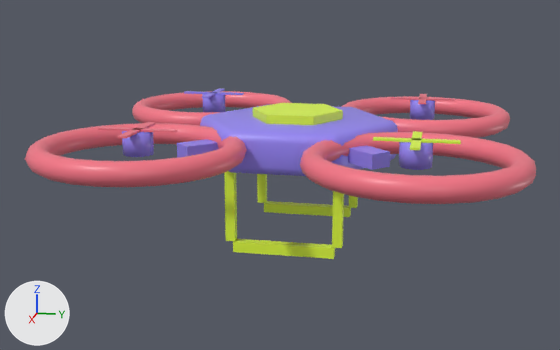
An edit to the glTF model public/drone.glb, drawn before and after from the same camera.
One viewpoint serves both versions: a camera (50 mm lens) standing at (6.64, 1.18, 1.31) and looking at (0.04, -0.14, -0.34). The lights are fixed; the arrows at lower left show +X, +Y and +Z. The first picture is the older version. Where no turn or scale is listed for an object, it has been applied to the vertices.

In view in the first picture: 'Arm_0', 'Body', 'CenterPanel', 'GuardRing_0', 'GuardRing_1', 'GuardRing_2', 'GuardRing_3', 'MotorHub_0', 'MotorHub_3', 'SkidRail_0', 'SkidRail_1', 'Strut_0_0', 'Strut_0_1', 'Strut_1_0', 'Strut_1_1' and 7 more.
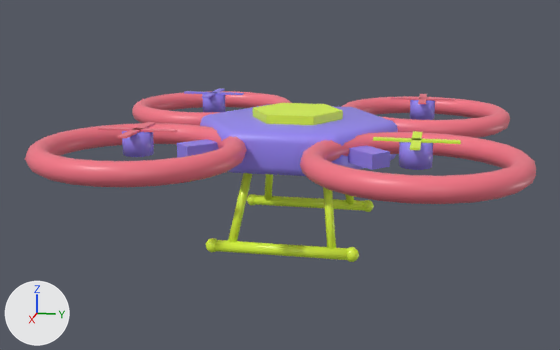
What changed in the scene script:
```text
Add me_cylinder_002:
    me_cylinder_002.from_pydata(...)  # an 8-sided cylinder along y spanning x -0.05..0.05, y -0.58..0.58, z -0.05..0.05
    me_cylinder_002.materials.append(mat_lime)  # green #e1ff3f
Add me_cylinder_011:
    me_cylinder_011.from_pydata(...)  # 16 vertices, 28 faces; spans x -0.184..0.184, y -0.087..0.087, z -0.346..0.346
    me_cylinder_011.materials.append(mat_lime)  # green #e1ff3f
Add me_cylinder_010:
    me_cylinder_010.from_pydata(...)  # 16 vertices, 28 faces; spans x -0.184..0.184, y -0.087..0.087, z -0.346..0.346
    me_cylinder_010.materials.append(mat_lime)  # green #e1ff3f
Add me_cylinder_005:
    me_cylinder_005.from_pydata(...)  # 16 vertices, 28 faces; spans x -0.184..0.184, y -0.087..0.087, z -0.346..0.346
    me_cylinder_005.materials.append(mat_lime)  # green #e1ff3f
Add me_cylinder_004:
    me_cylinder_004.from_pydata(...)  # 16 vertices, 28 faces; spans x -0.184..0.184, y -0.087..0.087, z -0.346..0.346
    me_cylinder_004.materials.append(mat_lime)  # green #e1ff3f
Add me_sphere_003:
    me_sphere_003.from_pydata(...)  # a UV sphere (10 segments, 6 rings, poles along z) spanning x -0.0571..0.0571, y -0.06..0.06, z -0.06..0.06
    me_sphere_003.materials.append(mat_lime)  # green #e1ff3f
Remove ob_skidrail_0:
    ob_skidrail_0 = bpy.data.objects.new('SkidRail_0', me_cube_018)
    ob_skidrail_0.location = (0.6, 0.0, -0.83)
Remove ob_skidrail_1:
    ob_skidrail_1 = bpy.data.objects.new('SkidRail_1', me_cube_021)
    ob_skidrail_1.location = (-0.6, 0.0, -0.83)
Remove ob_strut_0_0:
    ob_strut_0_0 = bpy.data.objects.new('Strut_0_0', me_cube_019)
    ob_strut_0_0.location = (0.6, 0.45, -0.45)
Remove ob_strut_0_1:
    ob_strut_0_1 = bpy.data.objects.new('Strut_0_1', me_cube_020)
    ob_strut_0_1.location = (0.6, -0.45, -0.45)
Remove ob_strut_1_0:
    ob_strut_1_0 = bpy.data.objects.new('Strut_1_0', me_cube_022)
    ob_strut_1_0.location = (-0.6, 0.45, -0.45)
Remove ob_strut_1_1:
    ob_strut_1_1 = bpy.data.objects.new('Strut_1_1', me_cube_023)
    ob_strut_1_1.location = (-0.6, -0.45, -0.45)
Add ob_skidrail_r:
    ob_skidrail_r = bpy.data.objects.new('SkidRail_R', me_cylinder_002)
    ob_skidrail_r.location = (0.72, 0.0, -0.8)
Add ob_skidrail_l:
    ob_skidrail_l = bpy.data.objects.new('SkidRail_L', me_cylinder_002.copy())
    ob_skidrail_l.location = (-0.72, 0.0, -0.8)
Add ob_leg_3:
    ob_leg_3 = bpy.data.objects.new('Leg_3', me_cylinder_011)
    ob_leg_3.location = (-0.57, -0.37, -0.47)
Add ob_leg_2:
    ob_leg_2 = bpy.data.objects.new('Leg_2', me_cylinder_010)
    ob_leg_2.location = (-0.57, 0.37, -0.47)
Add ob_leg_1:
    ob_leg_1 = bpy.data.objects.new('Leg_1', me_cylinder_005)
    ob_leg_1.location = (0.57, -0.37, -0.47)
Add ob_leg_0:
    ob_leg_0 = bpy.data.objects.new('Leg_0', me_cylinder_004)
    ob_leg_0.location = (0.57, 0.37, -0.47)
Add ob_foot_3:
    ob_foot_3 = bpy.data.objects.new('Foot_3', me_sphere_003)
    ob_foot_3.location = (-0.72, -0.58, -0.8)
Add ob_foot_2:
    ob_foot_2 = bpy.data.objects.new('Foot_2', me_sphere_003.copy())
    ob_foot_2.location = (-0.72, 0.58, -0.8)
Add ob_foot_1:
    ob_foot_1 = bpy.data.objects.new('Foot_1', me_sphere_003.copy())
    ob_foot_1.location = (0.72, -0.58, -0.8)
Add ob_foot_0:
    ob_foot_0 = bpy.data.objects.new('Foot_0', me_sphere_003.copy())
    ob_foot_0.location = (0.72, 0.58, -0.8)
```

What differs and where, as boxes (x1, y1, x2, y2) in the pictures (560 x 350 px):
'SkidRail_R', added (green): after (214, 240, 348, 260)
'SkidRail_0', deleted (green): before (233, 239, 335, 259)
'SkidRail_L', added (green): after (254, 195, 364, 211)
'SkidRail_1', deleted (green): before (264, 201, 351, 217)
'Strut_0_1', deleted (green): before (224, 171, 237, 241)
'Leg_1', added (green): after (228, 173, 252, 243)
'Strut_0_0', deleted (green): before (332, 191, 344, 248)
'Leg_0', added (green): after (323, 187, 336, 249)
'Strut_1_1', deleted: before (257, 174, 267, 203)
'Leg_3', added: after (265, 174, 273, 201)
'Foot_0', added: after (347, 247, 359, 262)
'Foot_1', added: after (206, 238, 217, 252)
'Strut_1_0', deleted: before (349, 196, 358, 208)
'Foot_2', added: after (364, 200, 374, 212)
'Foot_3', added: after (247, 194, 255, 205)
'Leg_2', added: after (345, 194, 354, 205)
